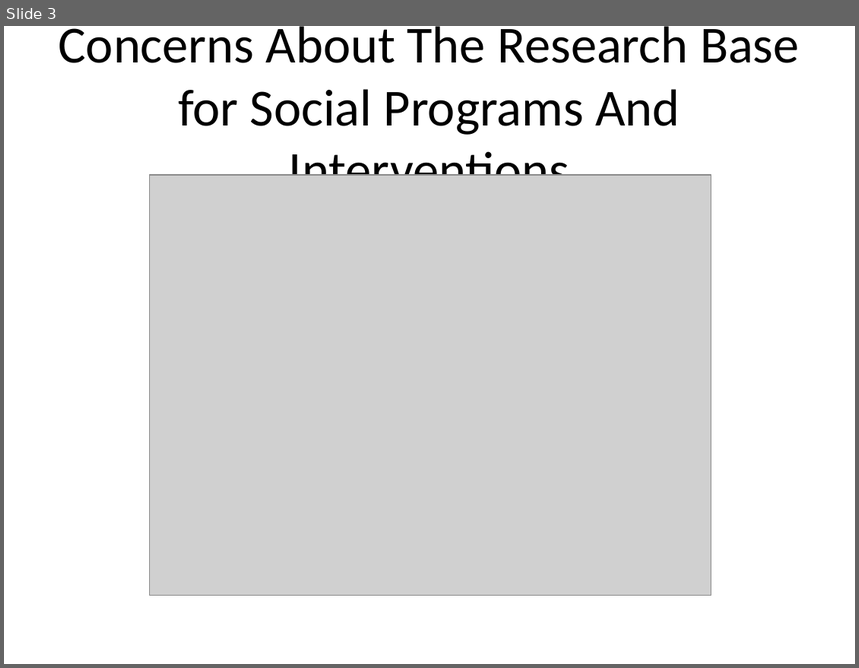
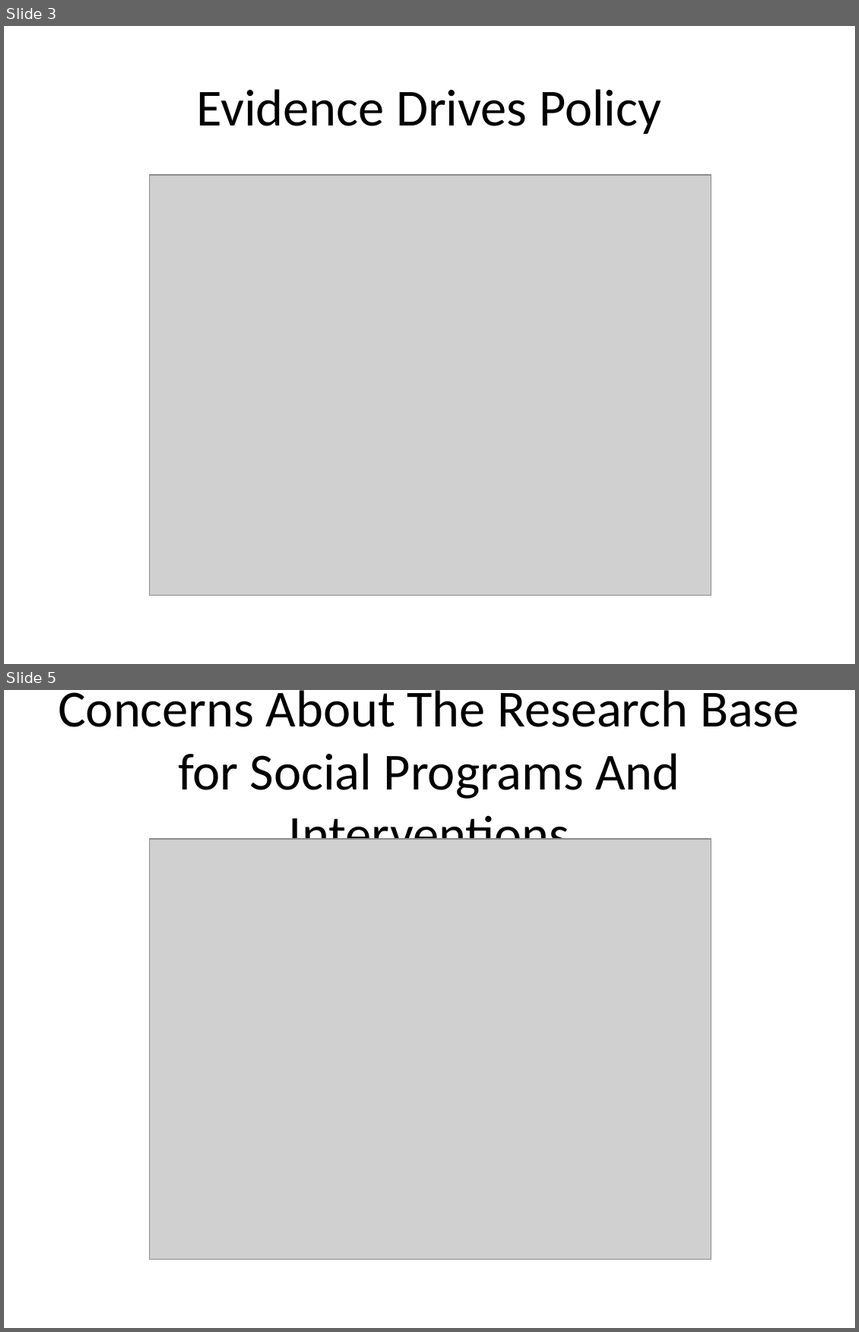
Before and after one commit to agrogan1/teaching, a slide deck: empirical/index.pptx. Shown one above the other, each under a label of ours: slide 3 before the commit, slides 3 and 5 after it; the slides between them are not shown. The pictures are 859x668 and 859x1332 pixels, drawn with LibreOffice and Linux fonts; fonts in the diff are those of the drawing; grey boxes stand for pictures. Boxes give left, top, right and bottom in pixels: in the first picture for what was removed or moved away, otherwise in the second. Text is boxed around its words. In the diff, an @@ line names an element or a change of style, - is before the commit and + after.

```diff
--- a/empirical/index.pptx
+++ b/empirical/index.pptx
@@ slide 3 added at (x1=4, y1=26, x2=855, y2=664), background #FFFFFF @@
@@ title added at (x1=196, y1=89, x2=661, y2=134), 44 pt, text #000000 @@
+Evidence Drives Policy
@@ picture added at (x1=150, y1=175, x2=712, y2=595) @@
@@ what was slide 3 is now slide 5 @@
```
Also in this commit, not shown: 8 slides changed, 2 other slides added, 2 slides removed, 4 other files.
